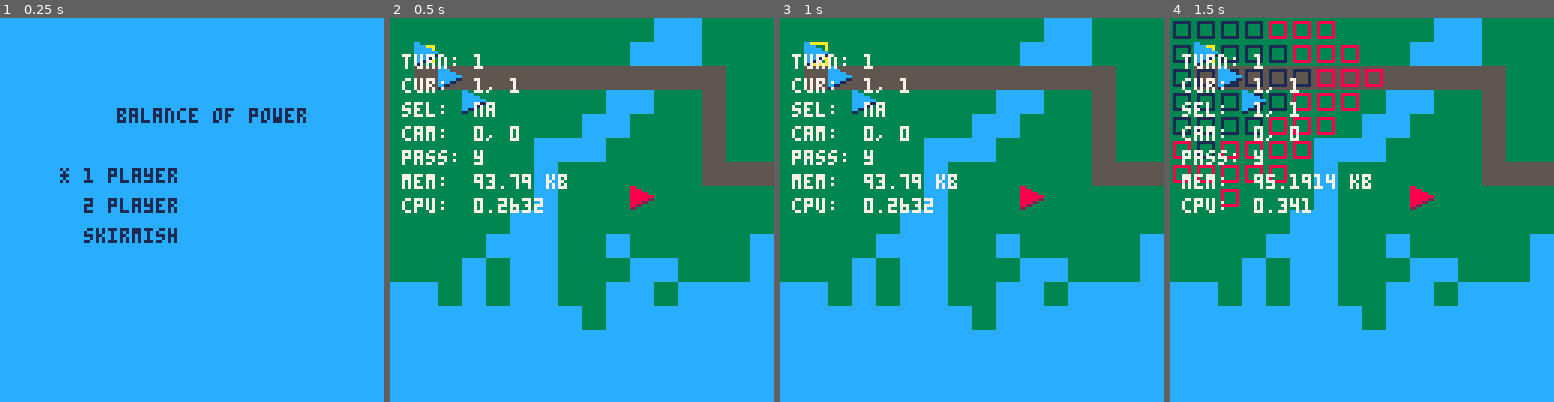
Above: before the commit, frames 1-4 (left to right).
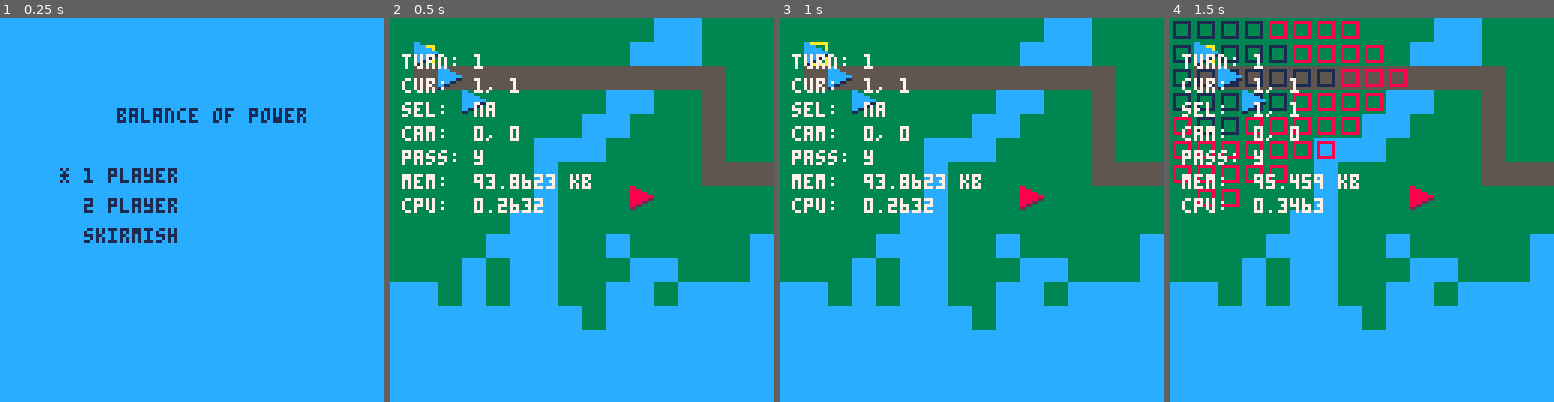
Above: after the commit, the same moments.

Repository: chrisallenlane/balance-of-power
Game: PICO-8 cartridge balance-of-power.p8
Two runs of this game, one before a commit and one after it. Both use one fixed random seed, a clock stepped at 60 frames per second and the inputs below.
Inputs:
- Up to frame 1 (0.25 s): no input
- Up to frame 2 (0.5 s): tap X (X key) at 0.33 s
- Up to frame 3 (1 s): tap O (Z key) at 0.7 s
- Up to frame 4 (1.5 s): tap X (X key) at 1.07 s

Frame 1 is identical in both runs. In frame 2, 0.4% of the frame differs, in the area x 31-53%, y 40-45%; in frame 3, 0.4%; in frame 4, 1.7%, in the area x 0-62%, y 0-51%.

Commit message:
refactor(Radius): clarity, bugs
Refactor `Radius` to fix bugs and improve code-clarity.

Diff:
--- a/src/cursor.lua
+++ b/src/cursor.lua
@@ -43,7 +43,7 @@
         -- if a player unit is available beneath the cursor, select it
         if unit and unit.player == Turn.player then
             self.sel = unit
-            Radius:update(unit, Turn.player)
+            Radius:update(unit, Map.current, Turn.player)
 
             -- if there is no unit beneath our cursor, and we have a unit
             -- selected, and the terrain beneath our cursor is passable, move the
--- a/src/radius.lua
+++ b/src/radius.lua
@@ -1,54 +1,49 @@
 Radius = {cells = {atk = {}, move = {}}, cache = {atk = {}, move = {}}}
 
 -- draw a radius at the specified coordinates
-function Radius:update(unit, turn)
+function Radius:update(unit, map, turn)
     -- clear the prior radius
     self:clear()
-    self:searchMove(unit.cell.x, unit.cell.y, unit.stat.spd, unit.stat.rng, turn)
+    -- NB: we're computing the movement and attack radii separately. That's
+    -- not computationally optimial, but much simpler to understand.
+    self:move(unit.cell.x, unit.cell.y, unit.stat.spd, map, turn)
+    self:atk(unit.cell.x, unit.cell.y, unit.stat.rng, map)
     self.cache = nil
 end
 
--- search the tiles which compose the radius centered on `x`, `y`
-function Radius:searchMove(x, y, mvmt, rng, turn)
-    -- if we've visited this cell before (with the `mvmt` movement points
+-- Compute a movement radius centered on `x`, `y`
+function Radius:move(x, y, mvmt, map, turn)
+    -- if we've visited this cell before (with `mvmt` movement points
     -- remaining), exit early
     if self:cached('move', x, y, mvmt) then return end
 
-    -- deduct the traversal cost
-    mvmt = mvmt - Cell:cost(x, y)
-
     -- iteratively search this cell's neighbors
     for _, cell in pairs(Radius.neighbors(x, y)) do
-        -- TODO: refactor map width into function call param
-        if Cell.pass(cell.x, cell.y, Map.current, turn) then
+        -- determine the cost to traverse the tile
+        local cost = Cell:cost(cell.x, cell.y)
+        if mvmt >= cost and Cell.pass(cell.x, cell.y, map, turn) then
             self:append('move', cell.x, cell.y)
-            -- enforce the movement cost constraint by limiting recursive depth
-            if mvmt > 0 then
-                Radius:searchMove(cell.x, cell.y, mvmt, rng, turn)
-            end
+            Radius:move(cell.x, cell.y, mvmt - cost, map, turn)
         end
-
-        -- enforce the attack cost constraint by limiting recursive depth
-        if mvmt == 0 then Radius:searchAtk(cell.x, cell.y, rng) end
     end
 end
 
--- search the tiles which compose the radius centered on `x`, `y`
-function Radius:searchAtk(x, y, rng)
-    -- exit early if we've visited this cell before (with the `rng` attack
-    -- points remaining)
+-- Compute an attack radius centered on `x`, `y`
+function Radius:atk(x, y, rng, map)
+    -- exit early if we've visited this cell before (with `rng` range points remaining)
     if self:cached('atk', x, y, rng) then return end
 
-    -- exit early if we have exhausted our attack range
+    -- cells within the movement radius are implicitly within the attack
+    -- radius, so we get those "for free".
+    if not self:contains('move', x, y) then rng = rng - 1 end
+
+    -- exit early if we have exhausted our attack radius
     if rng == 0 then return end
-
-    -- cells uniformly have a range cost of 1
-    rng = rng - 1
 
     -- iteratively search this cell's neighbors
     for _, cell in pairs(Radius.neighbors(x, y)) do
         self:append('atk', cell.x, cell.y)
-        Radius:searchAtk(cell.x, cell.y, rng)
+        Radius:atk(cell.x, cell.y, rng, map)
     end
 end
 
